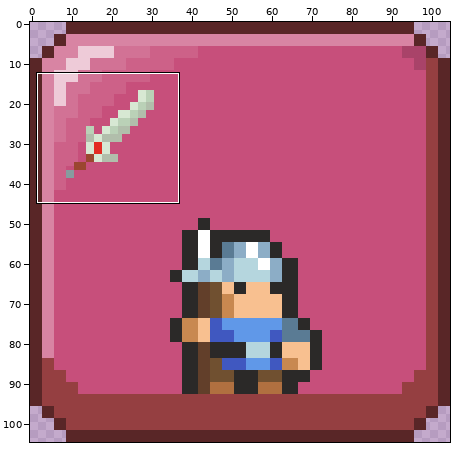
Sprite sheet: Assets/Resources/image/2.png. The first picture is a wide view before the edit; the outline marks the close-up.
Close-up. Old version:
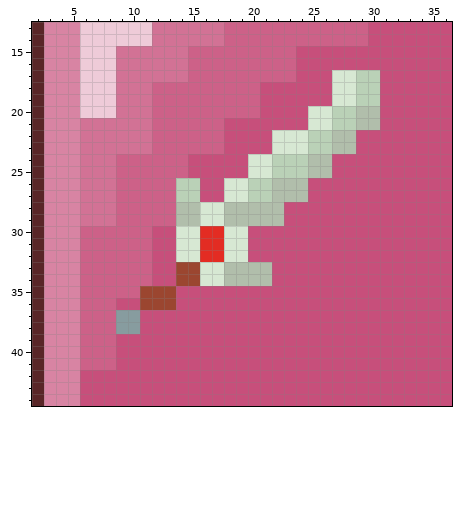
The file is 105x105 pixels. Colours within 5 levels of each other are drawn and written as one. Shown: x 2..36, y 13..44.
The same view after the edit:
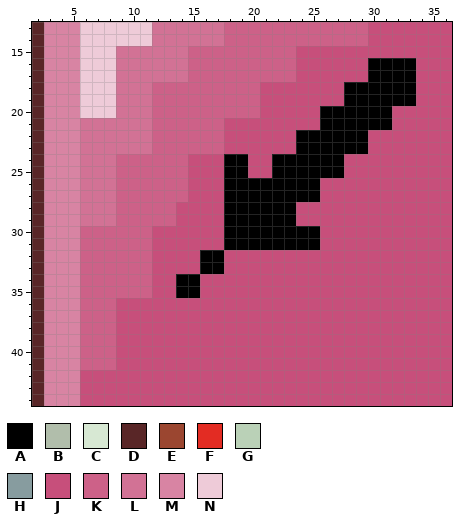
Palette (. is transparent): A #000000  B #b1beab  C #d7e8d3  D #592627  E #9b4630  F #e32c23  G #bad1b7  H #879c9f  J #c74f7b  K #cd6188  L #d27295  M #d884a3  N #eecbd8
Edits made:
y 16: x 30..33 JJJJ -> AAAA
y 17: x 27..33 CCGGJJJ -> JJJAAAA
y 18..19: x 27..33 CCGGJJJ -> JAAAAAA
y 20..21: x 25..31 CCGGBBJ -> JAAAAAA
y 22..23: x 22..29 CCCGGBBJ -> JJAAAAAA
y 24..25: x 18..27 JJCCGGGBBJ -> AAJJAAAAAA
y 26..27: x 14..15 GG -> KJ; x 18..25 CCGGBBBJ -> AAAAAAAA
y 28..29: x 14..23 BBCCBBBBBJ -> JJJJAAAAAA
y 30..31: x 14..25 CCFFCCJJJJJJ -> JJJJAAAAAAAA
y 32: x 14..19 CCFFCC -> JJAAJJ
y 33: x 14..21 EECCBBBB -> JJAAJJJJ
y 34: x 14..21 EECCBBBB -> AAJJJJJJ
y 35: x 11..15 EEEJJ -> KJJAA
y 36: x 11..13 EEE -> JJJ
y 37..38: x 9..10 HH -> JJ
